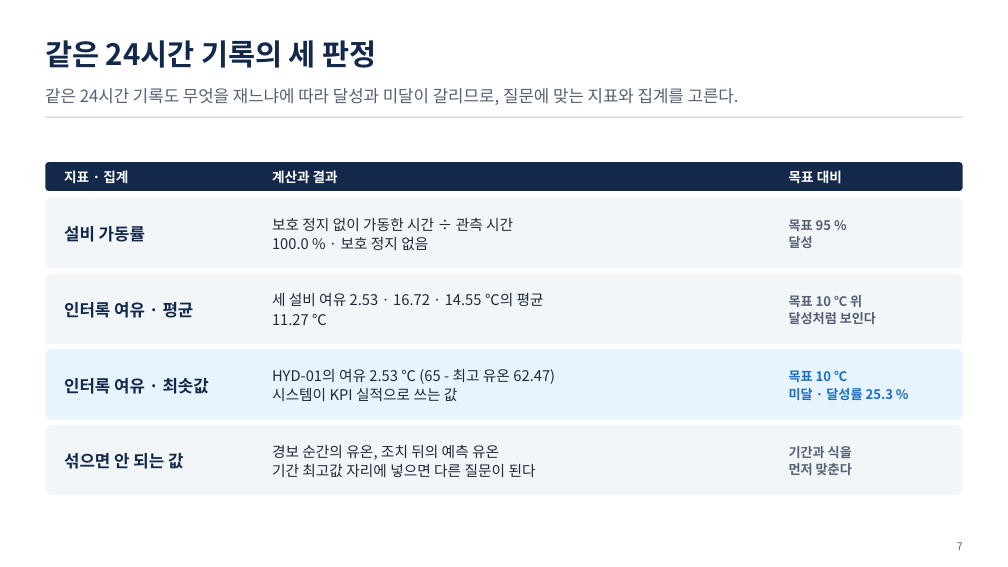
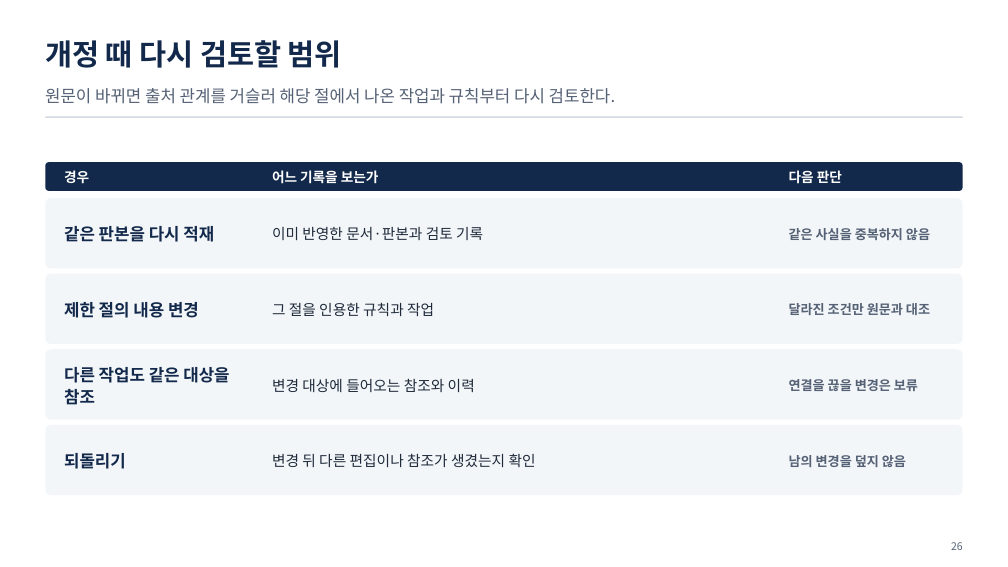
Before and after one commit to uengine-oss/hyd-iot-edu, a slide deck: slide 26 of workspace/강의제작/산출물/실전반/이론/03회차/실전반_03일차.pptx (slide 7 before the commit). Drawn at 1008x567 pixels with LibreOffice and Linux fonts; fonts in the diff are those of the drawing. Boxes give left, top, right and bottom in pixels: in the first picture for what was removed or moved away, otherwise in the second. Text is boxed around its words. In the diff, an @@ line names an element or a change of style, - is before the commit and + after.

```diff
--- a/workspace/강의제작/산출물/실전반/이론/03회차/실전반_03일차.pptx
+++ b/workspace/강의제작/산출물/실전반/이론/03회차/실전반_03일차.pptx
@@ text at [45,40,342,68]: text changed @@
-같은 24시간 기록의 세 판정
+개정 때 다시 검토할 범위
@@ text at [45,88,616,104]: text changed @@
-같은 24시간 기록도 무엇을 재느냐에 따라 달성과 미달이 갈리므로, 질문에 맞는 지표와 집계를 고른다.
+원문이 바뀌면 출처 관계를 거슬러 해당 절에서 나온 작업과 규칙부터 다시 검토한다.
@@ text at [64,170,89,184]: text changed @@
-지표 · 집계
+경우
@@ text at [272,170,379,184]: text changed @@
-계산과 결과
+어느 기록을 보는가
@@ text at [789,170,842,184]: text changed @@
-목표 대비
+다음 판단
@@ text at [64,226,214,242]: text changed @@
-설비 가동률
+같은 판본을 다시 적재
@@ text at [272,227,483,240]: text changed @@
-보호 정지 없이 가동한 시간 ÷ 관측 시간
-100.0 % · 보호 정지 없음
+이미 반영한 문서·판본과 검토 기록
@@ text at [789,228,930,240]: text changed @@
-목표 95 %
-달성
+같은 사실을 중복하지 않음
@@ text at [64,302,199,318]: text changed @@
-인터록 여유 · 평균
+제한 절의 내용 변경
@@ text at [272,302,434,316]: text changed @@
-세 설비 여유 2.53 · 16.72 · 14.55 ℃의 평균
-11.27 ℃
+그 절을 인용한 규칙과 작업
@@ text at [789,303,930,315]: text changed @@
-목표 10 ℃ 위
-달성처럼 보인다
+달라진 조건만 원문과 대조
@@ rounded rectangle at [45,349,963,420]: fill #E7F3FD to #F3F6F9 @@
@@ text at [64,367,229,405]: text changed @@
-인터록 여유 · 최솟값
+다른 작업도 같은 대상을 참조
@@ text at [272,378,475,392]: text changed @@
-HYD-01의 여유 2.53 ℃ (65 - 최고 유온 62.47)
-시스템이 KPI 실적으로 쓰는 값
+변경 대상에 들어오는 참조와 이력
@@ text at [789,379,918,391]: text changed; text colour #1A6FC4 to #556175 @@
-목표 10 ℃
-미달 · 달성률 25.3 %
+연결을 끊을 변경은 보류
@@ text at [64,453,126,469]: text changed @@
-섞으면 안 되는 값
+되돌리기
@@ text at [272,453,536,467]: text changed @@
-경보 순간의 유온, 조치 뒤의 예측 유온
-기간 최고값 자리에 넣으면 다른 질문이 된다
+변경 뒤 다른 편집이나 참조가 생겼는지 확인
@@ text at [789,455,906,467]: text changed @@
-기간과 식을
-먼저 맞춘다
+남의 변경을 덮지 않음
@@ text at [951,542,963,550]: text changed @@
-7
+26
```
Also in this commit, not shown: 16 other slides changed, 30 slides added, 42 slides removed, 13 other files.
